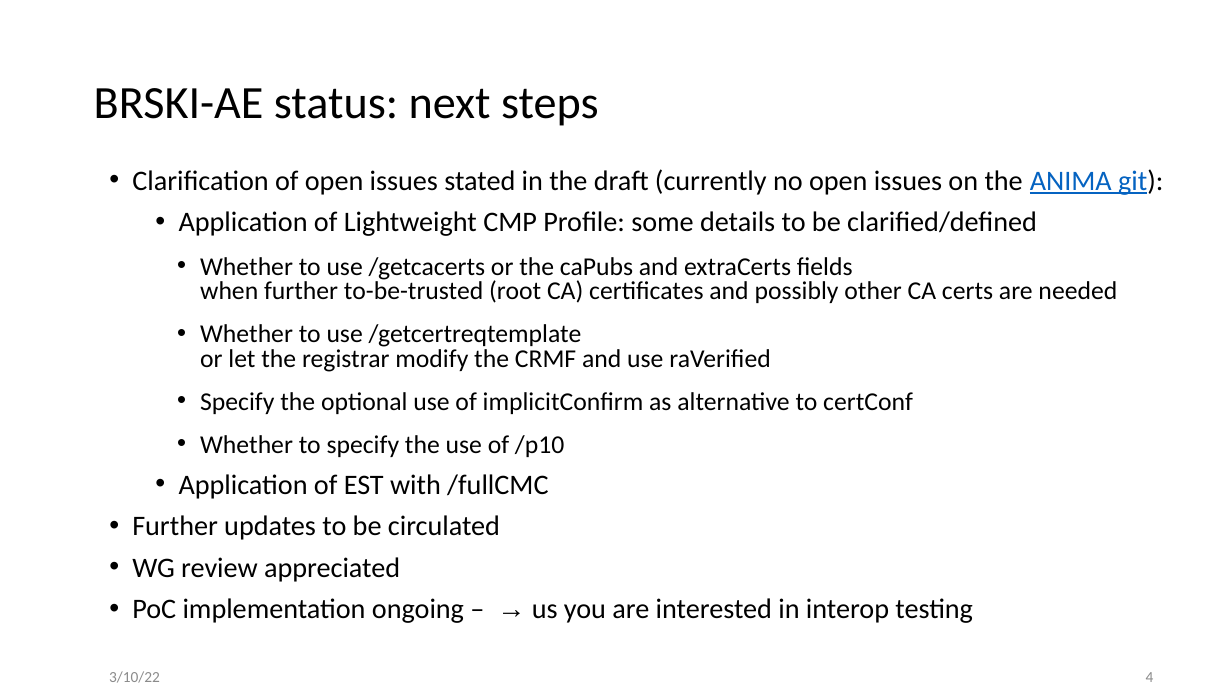
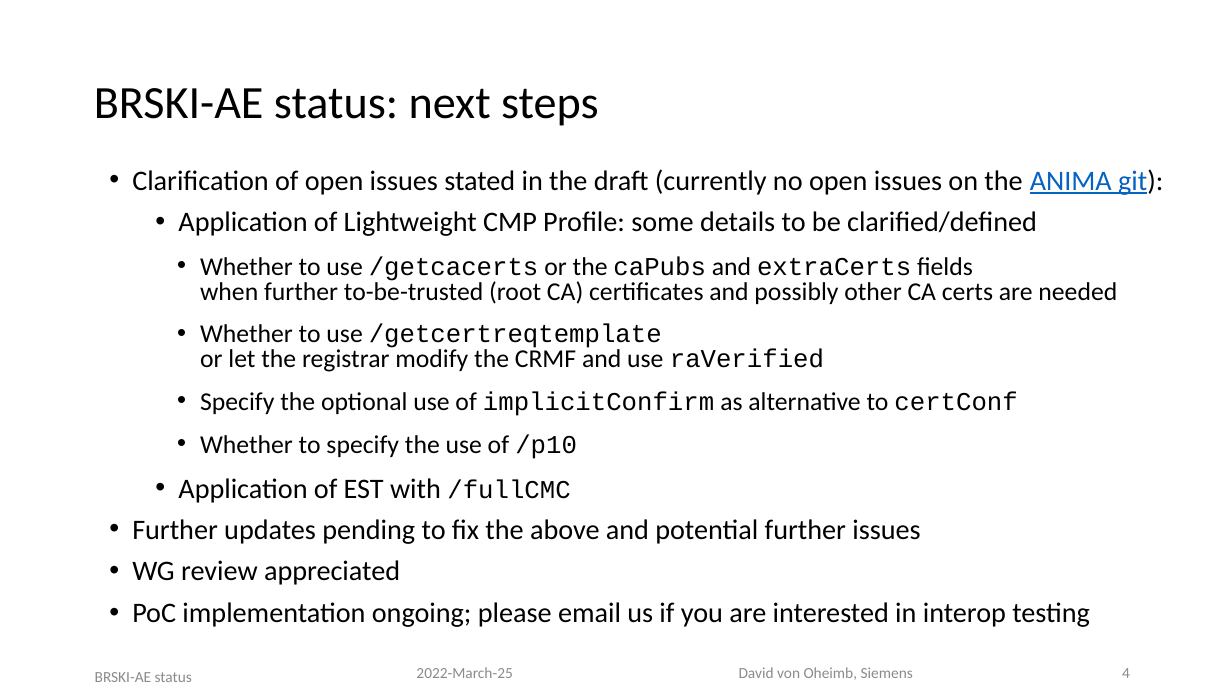
Before and after one commit to anima-wg/anima-brski-ae, a slide deck: slide 4 of presentations/slides-113-BRSKI-AE.pptx. Drawn at 1232x693 pixels with LibreOffice and Linux fonts; fonts in the diff are those of the drawing. Boxes give left, top, right and bottom in pixels: in the first picture for what was removed or moved away, otherwise in the second. Text is boxed around its words. In the diff, an @@ line names an element or a change of style, - is before the commit and + after.

```diff
--- a/presentations/slides-113-BRSKI-AE.pptx
+++ b/presentations/slides-113-BRSKI-AE.pptx
@@ text at [178, 256, 1117, 503]: font Calibri to Courier New in "/getcacerts caPubs extraCerts", "/getcertreqtemplate raVerified", "implicitConfirm certConf", "/p10" and 1 more places; size 22 to 20 pt in "/fullCMC"; line spacing 1 to 0.8; more space between paragraphs @@
@@ text at [132, 519, 920, 544]: text changed @@
-• Further updates to be circulated
+• Further updates pending to fix the above and potential further issues
@@ text at [132, 602, 1090, 627]: text changed @@
-• PoC implementation ongoing – → us you are interested in interop testing
+• PoC implementation ongoing; please email us if you are interested in interop testing
@@ text added at [95, 672, 192, 682], 12 pt, text #8B8B8B @@
+BRSKI-AE status
@@ text removed at [109, 671, 160, 683] @@
-3/10/22
@@ text added at [416, 667, 512, 678], 12 pt, text #8B8B8B @@
+2022-March-25
@@ text added at [739, 667, 913, 680], 12 pt, text #8B8B8B @@
+David von Oheimb, Siemens
@@ page number added at [1122, 668, 1130, 678], 12 pt, text #8B8B8B @@
+4
@@ page number removed at [1146, 672, 1154, 682] @@
-4
```
Also in this commit, not shown: 2 other slides changed.
